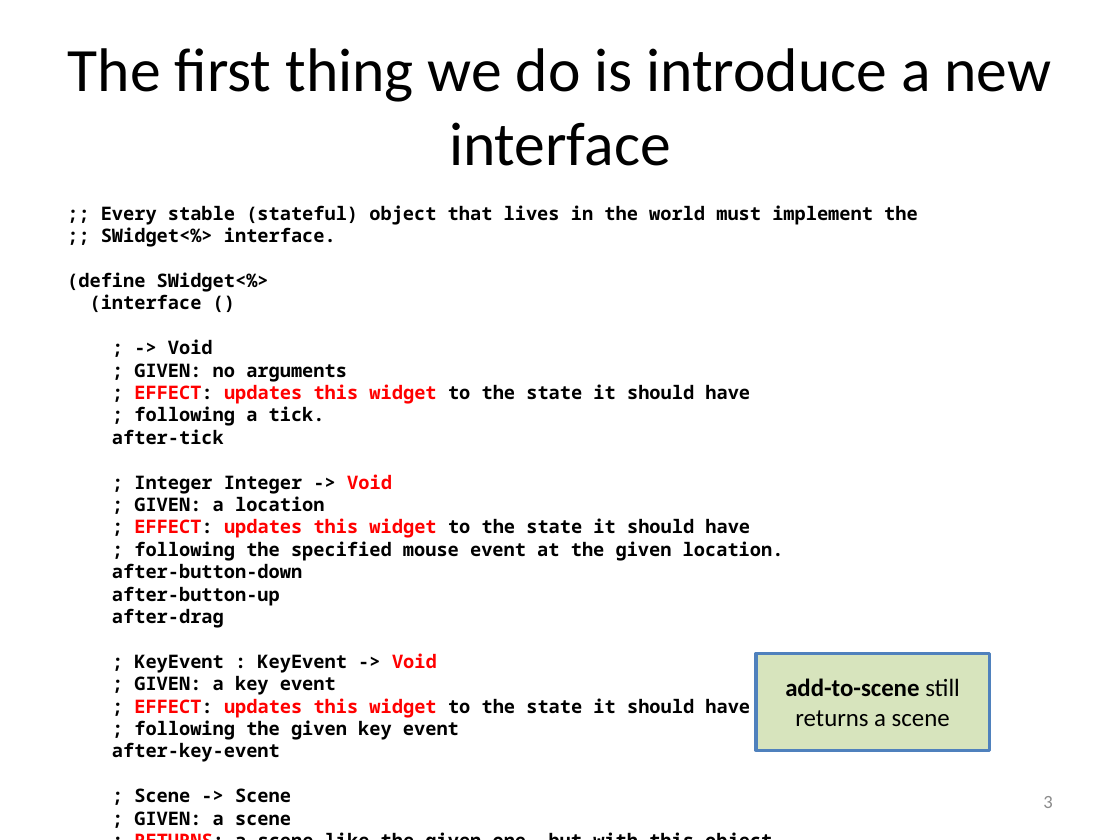
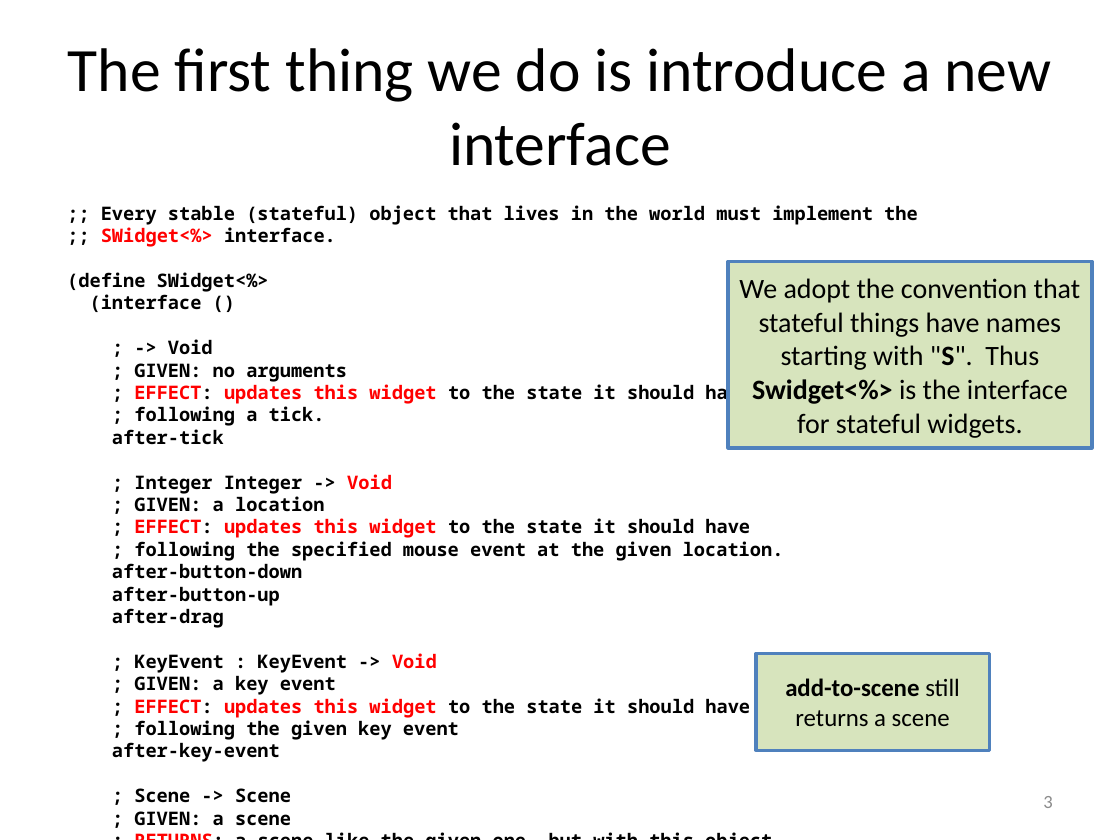
Before and after one commit to mwand/cs5010f16, a slide deck: slide 3 of Slides/Lesson 10.4 Converting from Immutable to Mutable Objects.pptx. Drawn at 1120x840 pixels with LibreOffice and Linux fonts; fonts in the diff are those of the drawing. Boxes give left, top, right and bottom in pixels: in the first picture for what was removed or moved away, otherwise in the second. Text is boxed around its words. In the diff, an @@ line names an element or a change of style, - is before the commit and + after.

```diff
--- a/Slides/Lesson 10.4 Converting from Immutable to Mutable Objects.pptx
+++ b/Slides/Lesson 10.4 Converting from Immutable to Mutable Objects.pptx
@@ text at bbox=[101, 227, 336, 247]: text colour #000000 to #FF0000 in "SWidget<%>" @@
@@ rectangle added at bbox=[728, 261, 1092, 448], fill #D7E4BD, outline #4F81BD 2 pt, 18 pt, text #000000 @@
+We adopt the convention that stateful things have names starting with "S". Thus Swidget<%> is the interface for stateful widgets.
```
Also in this commit, not shown: 1 other slide changed, 6 other files.
